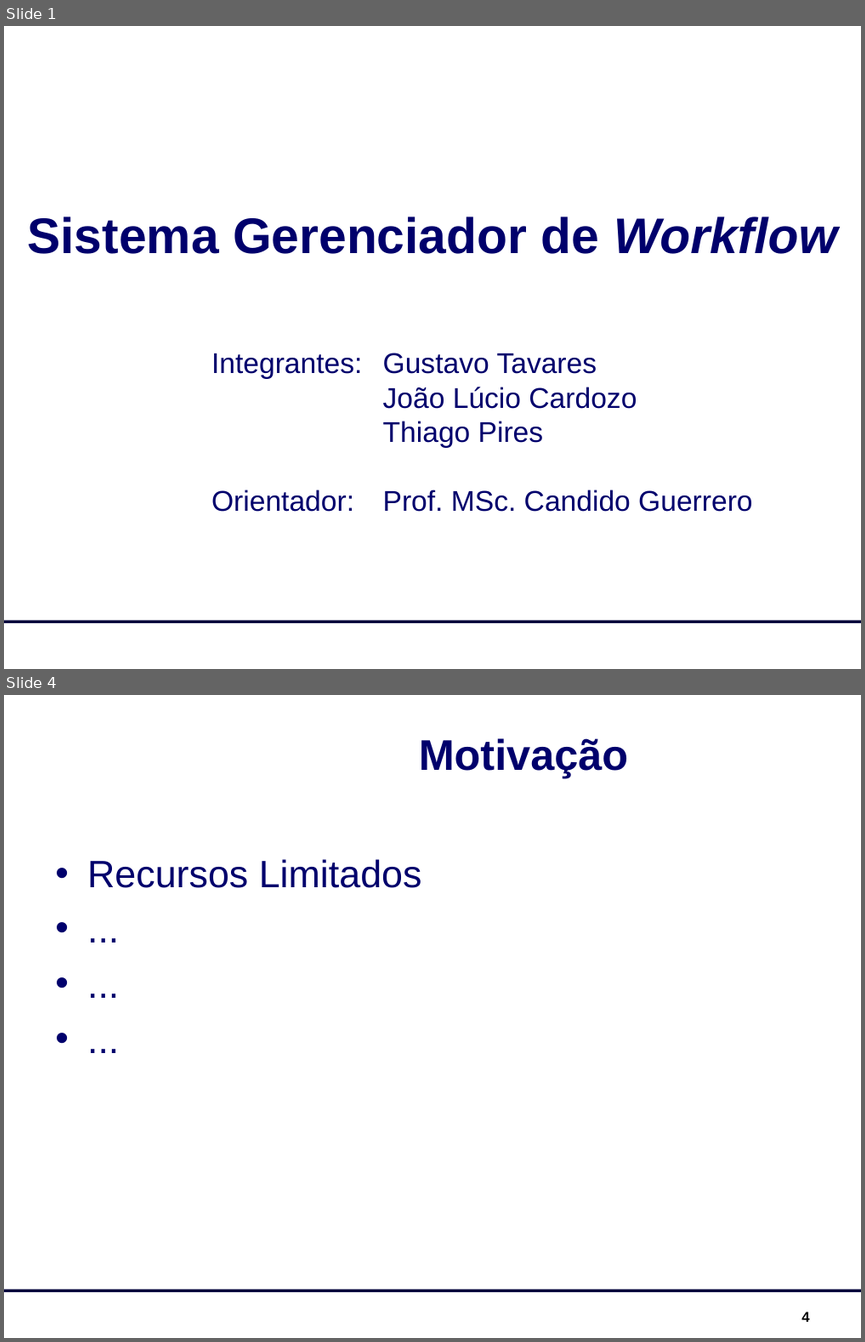
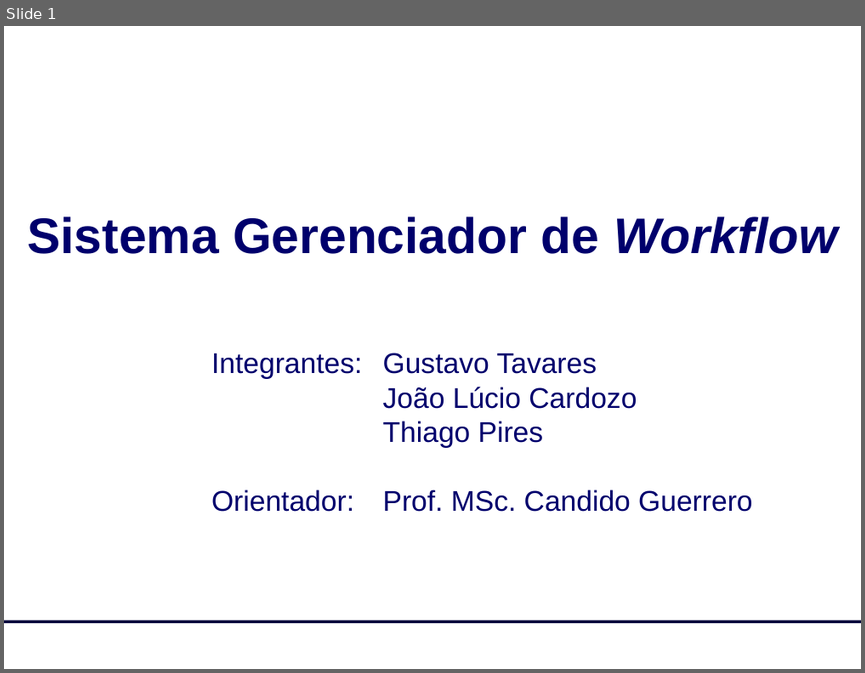
Before and after one commit to luciahsp/sisgestor, a slide deck: documentacao/SisGestor_Apresentação.ppt. Shown one above the other, each under a label of ours: slides 1 and 4 before the commit, slide 1 after it; the slides between them are not shown. The pictures are 865x1342 and 865x673 pixels, drawn with LibreOffice and Linux fonts; fonts in the diff are those of the drawing; background and template pictures are left out. Boxes give left, top, right and bottom in pixels: in the first picture for what was removed or moved away, otherwise in the second. Text is boxed around its words. In the diff, an @@ line names an element or a change of style, - is before the commit and + after.

```diff
--- a/documentacao/SisGestor_Apresentação.ppt
+++ b/documentacao/SisGestor_Apresentação.ppt
@@ slide 4 removed at box(4, 695, 861, 1338), background picture (left out); not listed: 1 template element that a slide beside it also shows @@
@@ title removed at box(419, 738, 628, 778) @@
-Motivação
@@ text removed at box(87, 859, 422, 888) @@
-• Recursos Limitados
-• ...
-• ...
-• ...
@@ page number removed at box(801, 1311, 809, 1321) @@
-4
```
Also in this commit, not shown: 7 slides changed, 3 slides added, 2 other slides removed, 1 other file.
